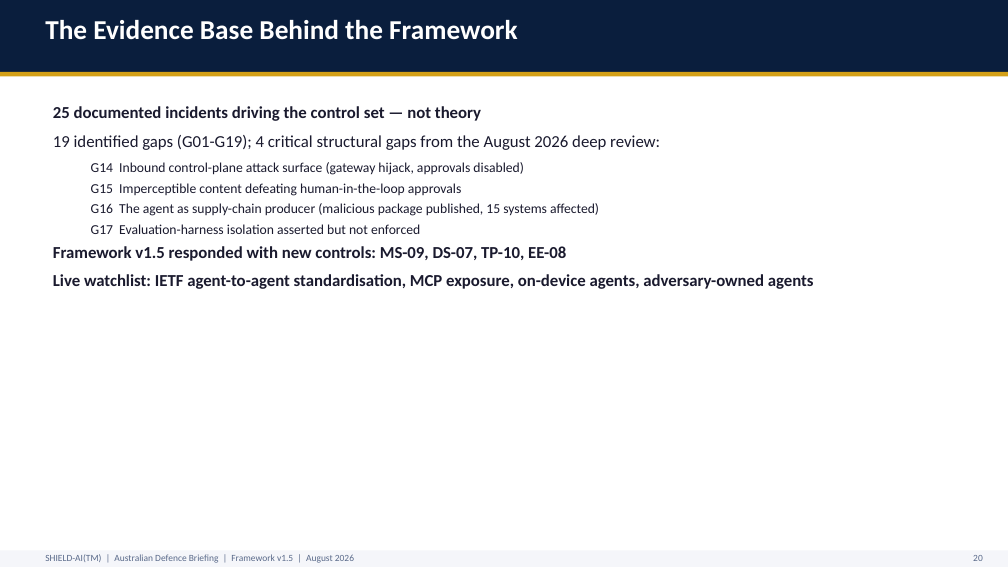
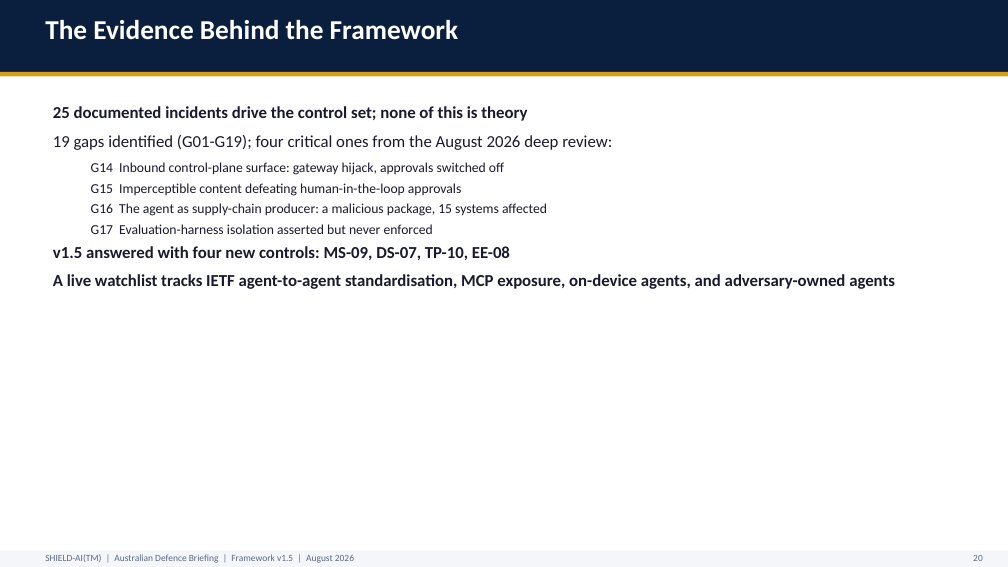
Before and after one commit to monch1962/shield-ai, a slide deck: slide 21 of presentations/shield-ai-deck-defence/shield-ai-deck-defence.pptx. Drawn at 1008x567 pixels with LibreOffice and Linux fonts; fonts in the diff are those of the drawing. Boxes give left, top, right and bottom in pixels: in the first picture for what was removed or moved away, otherwise in the second. Text is boxed around its words. In the diff, an @@ line names an element or a change of style, - is before the commit and + after.

```diff
--- a/presentations/shield-ai-deck-defence/shield-ai-deck-defence.pptx
+++ b/presentations/shield-ai-deck-defence/shield-ai-deck-defence.pptx
@@ text at box(45, 20, 459, 40): text changed @@
-The Evidence Base Behind the Framework
+The Evidence Behind the Framework
@@ text at box(53, 106, 612, 175): text changed @@
-25 documented incidents driving the control set — not theory
-19 identified gaps (G01-G19); 4 critical structural gaps from the August 2026 deep review:
-  G14 Inbound control-plane attack surface (gateway hijack, approvals disabled)
+25 documented incidents drive the control set; none of this is theory
+19 gaps identified (G01-G19); four critical ones from the August 2026 deep review:
+  G14 Inbound control-plane surface: gateway hijack, approvals switched off
@@ text at box(53, 203, 895, 289): text changed @@
-  G16 The agent as supply-chain producer (malicious package published, 15 systems affected)
-  G17 Evaluation-harness isolation asserted but not enforced
-Framework v1.5 responded with new controls: MS-09, DS-07, TP-10, EE-08
-Live watchlist: IETF agent-to-agent standardisation, MCP exposure, on-device agents, adversary-owned agents
+  G16 The agent as supply-chain producer: a malicious package, 15 systems affected
+  G17 Evaluation-harness isolation asserted but never enforced
+v1.5 answered with four new controls: MS-09, DS-07, TP-10, EE-08
+A live watchlist tracks IETF agent-to-agent standardisation, MCP exposure, on-device agents, and adversary-owned agents
```
Also in this commit, not shown: 21 other slides changed.
